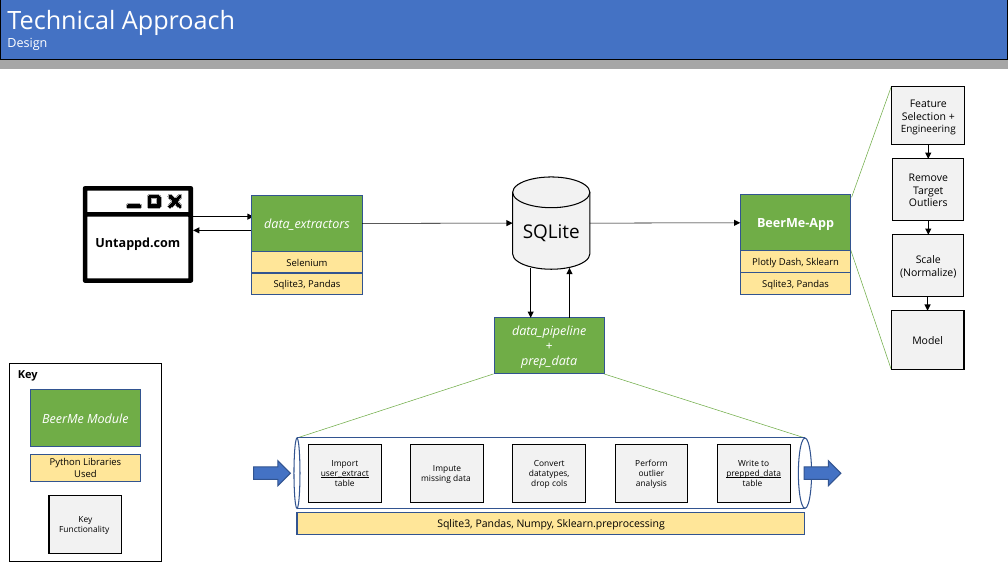
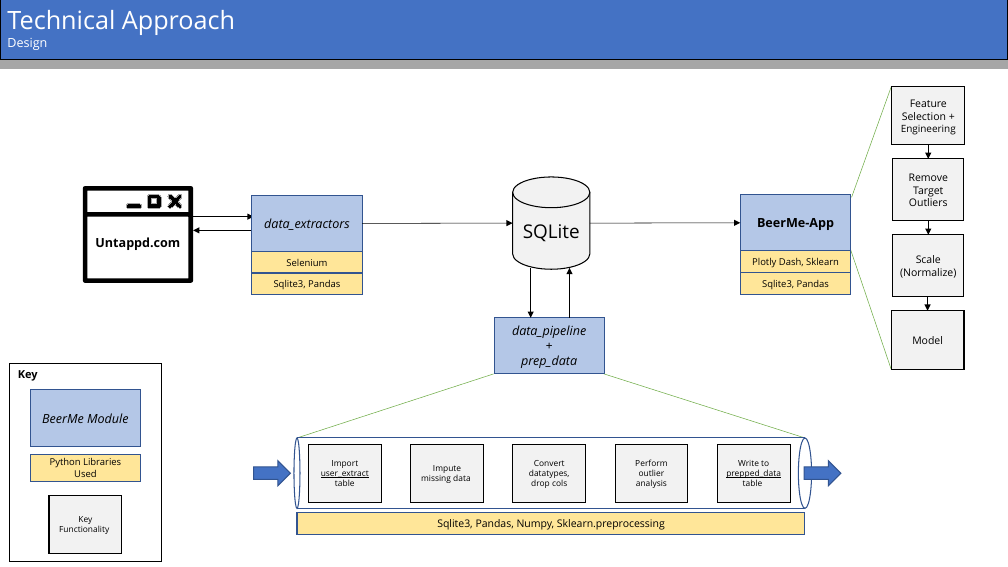
Before and after one commit to tmsharp/BeerMe-App, a slide deck: slide 6 of BeerMe.pptx. Drawn at 1008x567 pixels with LibreOffice and Linux fonts; fonts in the diff are those of the drawing. Boxes give left, top, right and bottom in pixels: in the first picture for what was removed or moved away, otherwise in the second. Text is boxed around its words. In the diff, an @@ line names an element or a change of style, - is before the commit and + after.

```diff
--- a/BeerMe.pptx
+++ b/BeerMe.pptx
@@ text colour #FFFFFF to #000000; fill #70AD47 to #B4C7E7 in 4 elements at [494,318,604,374], [252,195,362,251], [740,195,851,251], [30,390,141,446] @@
```
Also in this commit, not shown: 2 other slides changed, 1 slide removed, 1 other file.
